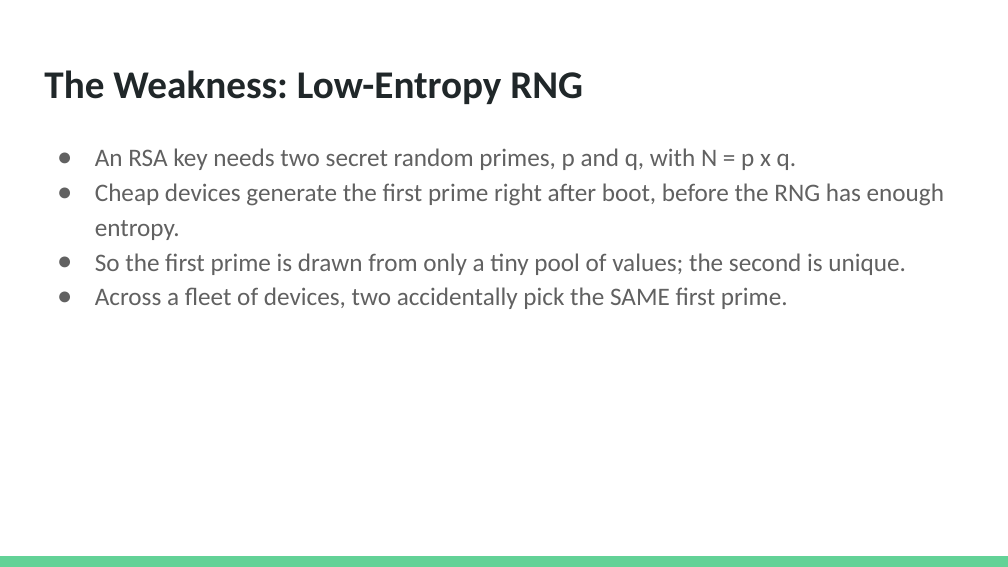
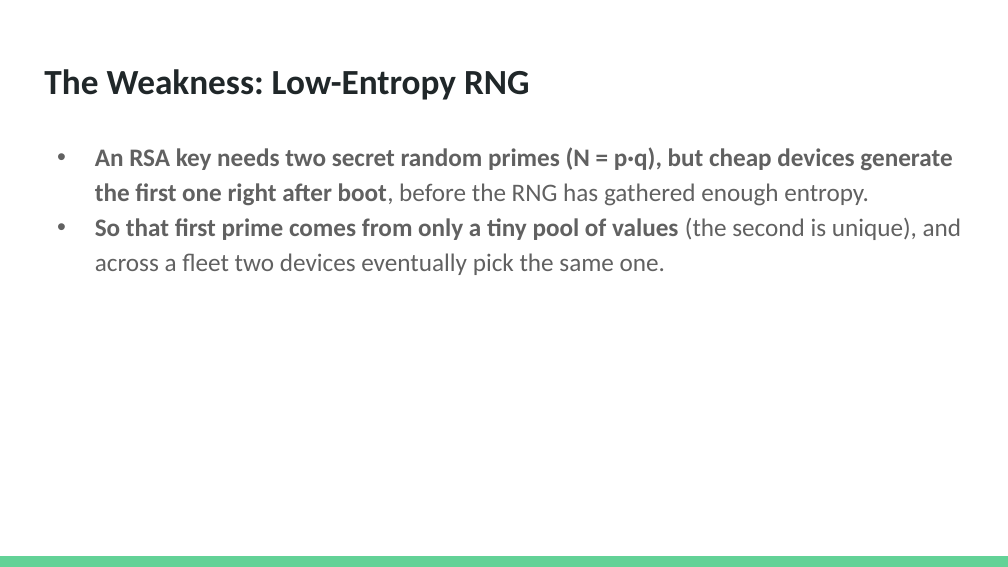
Before and after one commit to nalydch00/SC4010, a slide deck: slide 4 of Weak_RSA_Presentation.pptx. Drawn at 1008x567 pixels with LibreOffice and Linux fonts; fonts in the diff are those of the drawing. Boxes give left, top, right and bottom in pixels: in the first picture for what was removed or moved away, otherwise in the second. Text is boxed around its words. In the diff, an @@ line names an element or a change of style, - is before the commit and + after.

```diff
--- a/Weak_RSA_Presentation.pptx
+++ b/Weak_RSA_Presentation.pptx
@@ title "The Weakness: Low-Entropy RNG" at box(44, 69, 530, 100): size 28 to 25.2 pt @@
@@ text at box(95, 147, 962, 275): text changed; bold on @@
-● An RSA key needs two secret random primes, p and q, with N = p x q.
-● Cheap devices generate the first prime right after boot, before the RNG has enough entropy.
-● So the first prime is drawn from only a tiny pool of values; the second is unique.
-● Across a fleet of devices, two accidentally pick the SAME first prime.
+• An RSA key needs two secret random primes (N = p·q), but cheap devices generate the first one right after boot, before the RNG has gathered enough entropy.
+• So that first prime comes from only a tiny pool of values (the second is unique), and across a fleet two devices eventually pick the same one.
```
Also in this commit, not shown: 11 other slides changed, 2 slides added, 1 slide removed, 1 other file.
